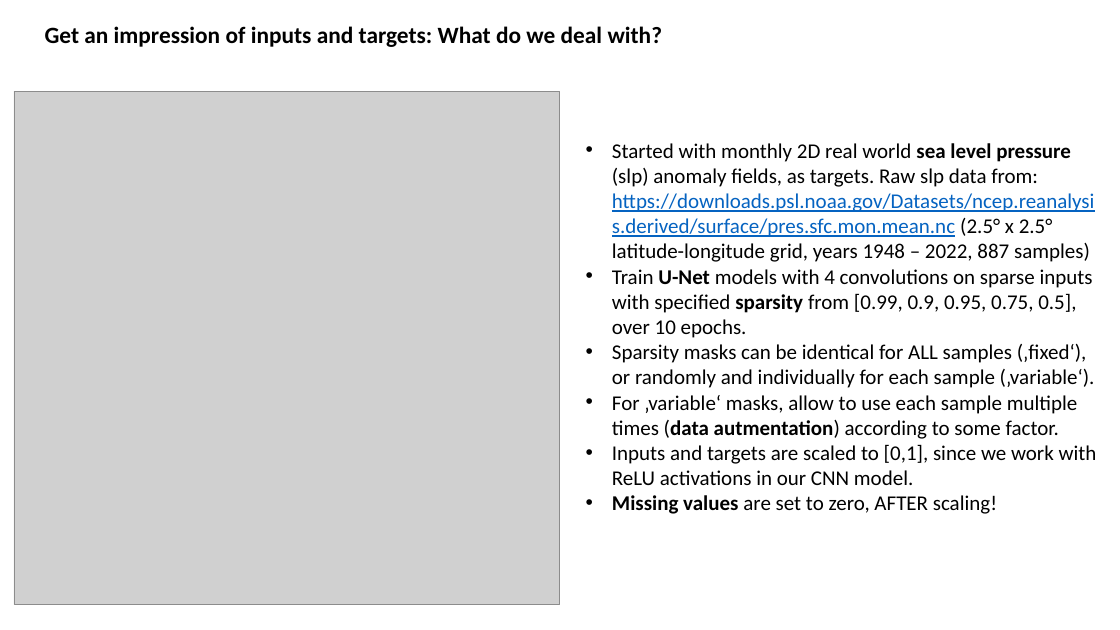
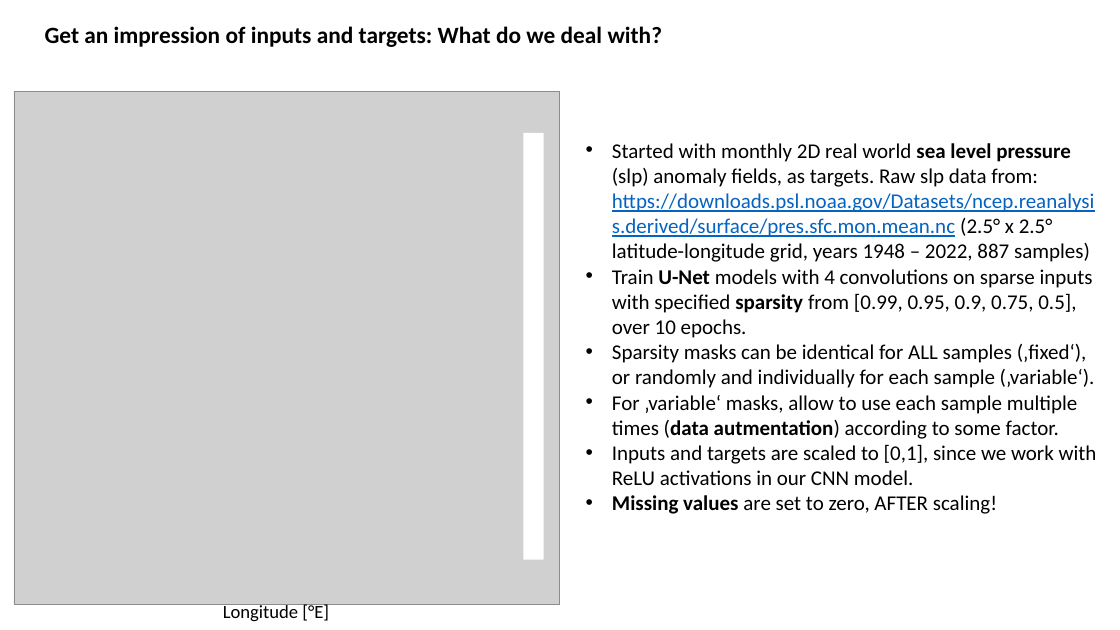
Before and after one commit to MarcoLandtHayen/reconstruct-sparse-inputs, a slide deck: slide 2 of presentations/unet_4conv_slp_realworld.pptx. Drawn at 1120x630 pixels with LibreOffice and Linux fonts; fonts in the diff are those of the drawing; grey boxes stand for pictures. Boxes give left, top, right and bottom in pixels: in the first picture for what was removed or moved away, otherwise in the second. Text is boxed around its words. In the diff, an @@ line names an element or a change of style, - is before the commit and + after.

```diff
--- a/presentations/unet_4conv_slp_realworld.pptx
+++ b/presentations/unet_4conv_slp_realworld.pptx
@@ rectangle added at box(523, 133, 544, 560), fill #FFFFFF @@
@@ text at box(612, 269, 1093, 338): text changed @@
-• Train U-Net models with 4 convolutions on sparse inputs with specified sparsity from [0.99, 0.9, 0.95, 0.75, 0.5], over 10 epochs.
+• Train U-Net models with 4 convolutions on sparse inputs with specified sparsity from [0.99, 0.95, 0.9, 0.75, 0.5], over 10 epochs.
@@ text added at box(223, 602, 329, 622), 16 pt, text #000000 @@
+Longitude [°E]
```
Also in this commit, not shown: 5 other slides changed, 1 slide added.
